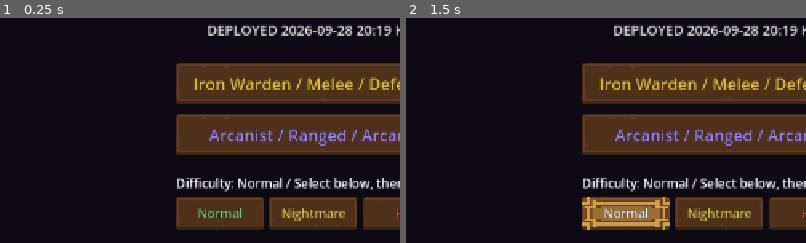
Above: before the commit, frames 1-2 (left to right).
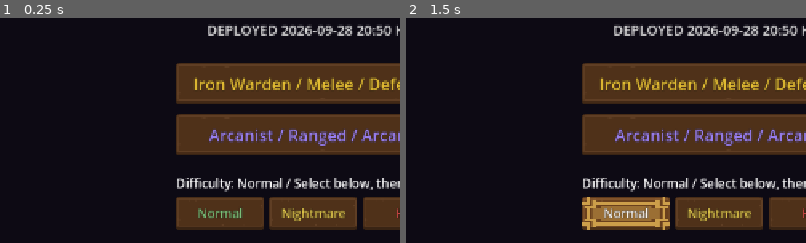
Above: after the commit, the same moments.

Repository: jflakeee/diablo
Game: Godot game, scene res://main.tscn
Same seed, same stepped clock (60 frames per second), same inputs: the game is played once before the commit and once after it.
Inputs:
- Up to frame 1 (0.25 s): no input
- Up to frame 2 (1.5 s): click "Normal" at 0.5 s; click "Normal" at 1.25 s
The pictures show only the part of the screen within x 11-61%, y 32-82%; the shares and areas given below are measured in that part.

The runs differ from the first frame. In frame 1, 0.1% of the frame differs, in the area x 94-98%, y 3-8%; in frame 2, 0.1%.

Commit message:
Expand act maps and clear transition effects

Diff:
--- a/prototype/game_dungeon/combat_fx.gd
+++ b/prototype/game_dungeon/combat_fx.gd
@@ -12,6 +12,21 @@
 
 func set_quality(value: int) -> void:
 	quality = clampi(value, 0, 2)
+
+func clear_all() -> void:
+	for node in _active:
+		if is_instance_valid(node):
+			node.queue_free()
+	_active.clear()
+	_damage_batches.clear()
+	_recent_text_positions.clear()
+
+func active_count() -> int:
+	var count := 0
+	for node in _active:
+		if is_instance_valid(node) and not node.is_queued_for_deletion():
+			count += 1
+	return count
 
 func _active_limit() -> int:
 	return [36, 54, MAX_ACTIVE][quality]
--- a/prototype/game_dungeon/level_gen.gd
+++ b/prototype/game_dungeon/level_gen.gd
@@ -3,15 +3,16 @@
 # 시드 기반 → 매번 다른, 그러나 항상 완전 연결된 아이소 던전. preload로 사용.
 # 반환: {w,h,grid(0=wall,1=floor),entrance:Vector2i,exit:Vector2i,rooms:int,doors:int}
 
-const SLOTS := 3   # 3x3 룸 슬롯 (게임용: 컴팩트)
-const ROOM := 9    # 룸당 9x9 타일 → 맵 27x27
+const SLOTS := 9   # 9x9 room grid: 81 connected rooms
+const ROOM := 9    # 9x9 tiles per room: 81x81 world
+const LOOP_CHANCE := 0.22
 
 const WALL := 0
 const FLOOR := 1
 const PILLAR := 2
 const LOW_WALL := 3
 
-static func generate(seed_val: int) -> Dictionary:
+static func generate(seed_val: int, act: int = 1) -> Dictionary:
 	var rng := RandomNumberGenerator.new()
 	rng.seed = seed_val
 	var w := SLOTS * ROOM
@@ -47,23 +48,47 @@
 		edges.append([cur, pick])
 		stack.append(pick)
 
+	# Add deterministic cross-links so layouts are not a single winding tree.
+	# Scanning right/down considers every neighbour pair once and produces
+	# alternate horizontal and vertical routes between rooms.
+	var edge_keys := {}
+	for edge in edges:
+		edge_keys[_edge_key(edge[0], edge[1])] = true
+	var loops := 0
+	for sy in SLOTS:
+		for sx in SLOTS:
+			var room := Vector2i(sx, sy)
+			for raw_direction in [Vector2i.RIGHT, Vector2i.DOWN]:
+				var direction: Vector2i = raw_direction
+				var neighbour: Vector2i = room + direction
+				if neighbour.x >= SLOTS or neighbour.y >= SLOTS:
+					continue
+				var key := _edge_key(room, neighbour)
+				if not edge_keys.has(key) and rng.randf() < LOOP_CHANCE:
+					edges.append([room, neighbour])
+					edge_keys[key] = true
+					loops += 1
+
 	for sy in SLOTS:
 		for sx in SLOTS:
 			_carve_room(grid, sx, sy)
 	for e in edges:
-		_carve_door(grid, e[0], e[1])
-	var map_type := "dungeon"
-	var variant: int = absi(seed_val) % 3
-	if variant == 2:
+		_carve_door(grid, e[0], e[1], rng)
+	var act_cycle := posmod(act - 1, 3) + 1
+	var map_type := "cinder_catacombs"
+	var theme := "cinder"
+	if act_cycle == 2:
 		map_type = "outdoor"
+		theme = "sunken_wilds"
 		for y in h:
 			for x in w:
 				if grid[y][x] == WALL: grid[y][x] = LOW_WALL
-	elif variant == 0:
+	elif act_cycle == 3:
 		map_type = "pillar_plains"
+		theme = "storm_ossuary"
 		for y in range(1, h - 1):
 			for x in range(1, w - 1): grid[y][x] = FLOOR
-		for i in 20:
+		for i in SLOTS * SLOTS * 2:
 			var px := rng.randi_range(2, w - 3)
 			var py := rng.randi_range(2, h - 3)
 			if Vector2(px, py).distance_to(Vector2(ROOM / 2, ROOM / 2)) > 3.0: grid[py][px] = PILLAR
@@ -79,14 +104,15 @@
 	return {
 		"w": w, "h": h, "grid": grid,
 		"entrance": _slot_center(start), "exit": _slot_center(exit_slot),
-		"rooms": SLOTS * SLOTS, "doors": edges.size(), "map_type": map_type,
+		"rooms": SLOTS * SLOTS, "doors": edges.size(), "loops": loops,
+		"map_type": map_type, "theme": theme, "act": act,
 	}
 
 static func selftest() -> bool:
-	var dungeon := generate(1000)
-	var outdoor := generate(1001)
-	var plains := generate(1002)
-	return String(dungeon.get("map_type", "")) == "dungeon" and String(outdoor.get("map_type", "") …(163 unchanged characters)…
+	var dungeon := generate(1000, 1)
+	var outdoor := generate(1001, 2)
+	var plains := generate(1002, 3)
+	return int(dungeon.get("rooms", 0)) == 81 and int(dungeon.get("doors", 0)) >= 80 and int(dungeon.get("loops", 0)) > 0 and String(dungeon.get("map_type", "")) == "cinder_catacombs" and String(outdoor.get("map_type", "") …(163 unchanged characters)…
 
 static func _count_tile(grid: Array, tile: int) -> int:
 	var count := 0
@@ -98,6 +124,11 @@
 static func _slot_center(s: Vector2i) -> Vector2i:
 	return Vector2i(s.x * ROOM + ROOM / 2, s.y * ROOM + ROOM / 2)
 
+static func _edge_key(a: Vector2i, b: Vector2i) -> String:
+	if a.y < b.y or (a.y == b.y and a.x < b.x):
+		return "%d,%d:%d,%d" % [a.x, a.y, b.x, b.y]
+	return "%d,%d:%d,%d" % [b.x, b.y, a.x, a.y]
+
 static func _carve_room(grid: Array, sx: int, sy: int) -> void:
 	var ox := sx * ROOM
 	var oy := sy * ROOM
@@ -105,12 +136,14 @@
 		for x in range(1, ROOM - 1):
 			grid[oy + y][ox + x] = 1  # 내부 바닥, 테두리는 벽
 
-static func _carve_door(grid: Array, a: Vector2i, b: Vector2i) -> void:
+static func _carve_door(grid: Array, a: Vector2i, b: Vector2i, rng: RandomNumberGenerator) -> void:
 	var ax := a.x * ROOM
 	var ay := a.y * ROOM
 	var bx := b.x * ROOM
 	var by := b.y * ROOM
-	var m := ROOM / 2
+	# Offset each doorway along its shared wall to avoid repeated centre-only
+	# connections while retaining a three-tile-wide mobile-friendly opening.
+	var m := ROOM / 2 + rng.randi_range(-2, 2)
 	if b.x == a.x + 1:
 		for dy in [-1, 0, 1]:
 			grid[ay + m + dy][ax + ROOM - 1] = 1
--- a/prototype/game_dungeon/main.gd
+++ b/prototype/game_dungeon/main.gd
@@ -36,7 +36,7 @@
 const FogOverlay := preload("res://fog_overlay.gd")
 const TemplateTheme := preload("res://ui/template_theme.gd")
 const CombatFX := preload("res://combat_fx.gd")
-const DEPLOYED_AT_KST := "2026-09-28 20:19 KST"
+const DEPLOYED_AT_KST := "2026-09-28 20:50 KST"
 
 var _grid: Array = []
 var _astar: AStarGrid2D
@@ -339,7 +339,7 @@
 		_tiles_node.queue_free()
 	_tiles_node = Node2D.new()
 	_world.add_child(_tiles_node)
-	var lvl := LevelGen.generate(1000 + _dlevel)  # 레벨별 결정론적 시드
+	var lvl := LevelGen.generate(1000 + _dlevel, _act)  # deterministic floor layout plus act biome
 	_gw = int(lvl["w"])
 	_gh = int(lvl["h"])
 	_grid = lvl["grid"]
@@ -347,14 +347,20 @@
 	_ent_cell = lvl["entrance"]
 	_exit_cell = lvl["exit"]
 	# 제작기로 타일 변종 몇 개 미리 생성(성능: 재사용)
+	var palettes := {
+		1: [Color(0.26, 0.42, 0.28), Color(0.24, 0.40, 0.26), Color(0.28, 0.44, 0.30), Color(0.30, 0.28, 0.26), Color(0.26, 0.24, 0.23)],
+		2: [Color(0.42, 0.36, 0.22), Color(0.48, 0.40, 0.24), Color(0.36, 0.32, 0.20), Color(0.35, 0.25, 0.16), Color(0.28, 0.20, 0.14)],
+		3: [Color(0.24, 0.29, 0.39), Color(0.20, 0.25, 0.35), Color(0.29, 0.33, 0.43), Color(0.25, 0.24, 0.32), Color(0.18, 0.18, 0.26)],
+	}
+	var palette: Array = palettes[posmod(_act - 1, 3) + 1]
 	var floor_texs := [
-		PixelGen.iso_tile(TILE_W, TILE_H, Color(0.26, 0.42, 0.28), 1, true),
-		PixelGen.iso_tile(TILE_W, TILE_H, Color(0.24, 0.40, 0.26), 5, true),
-		PixelGen.iso_tile(TILE_W, TILE_H, Color(0.28, 0.44, 0.30), 9, false),
+		PixelGen.iso_tile(TILE_W, TILE_H, palette[0], 1 + _act * 11, true),
+		PixelGen.iso_tile(TILE_W, TILE_H, palette[1], 5 + _act * 11, true),
+		PixelGen.iso_tile(TILE_W, TILE_H, palette[2], 9 + _act * 11, false),
 	]
 	var wall_texs := [
-		PixelGen.iso_tile(TILE_W, TILE_H, Color(0.30, 0.28, 0.26), 2, true),
-		PixelGen.iso_tile(TILE_W, TILE_H, Color(0.26, 0.24, 0.23), 6, true),
+		PixelGen.iso_tile(TILE_W, TILE_H, palette[3], 2 + _act * 11, true),
+		PixelGen.iso_tile(TILE_W, TILE_H, palette[4], 6 + _act * 11, true),
 	]
 	for y in _gh:
 		for x in _gw:
@@ -555,7 +561,7 @@
 		if is_instance_valid(g):
 			g.queue_free()
 	_ground.clear()
-	_projectiles.clear()
+	_clear_map_effects()
 	_generate_dungeon()
 	_build_minimap_tex()
 	_player.gx = _ent_cell.x
@@ -1333,15 +1339,25 @@
 	var start_floor := _dlevel
 	var start_position := Vector2(_player.gx, _player.gy)
 	var start_monsters := _monsters.size()
+	_fx.cast_burst(_player.position, Color.WHITE)
+	var effect_was_spawned := _fx.active_count() > 0
+	var projectile_nodes: Array[Node] = []
+	if not _monsters.is_empty():
+		_spawn_projectile(_player.position, _monsters[0], 1)
+		projectile_nodes.append(_projectiles.back().get("node", null))
+		projectile_nodes.append(_projectiles.back().get("trail", null))
 	_toggle_town_portal()
 	var town_ok: bool = _in_town and not _town_portal.is_empty() and _monsters.is_empty()
+	var effects_ok: bool = effect_was_spawned and _fx.active_count() == 0 and _projectiles.is_empty()
+	for node in projectile_nodes:
+		effects_ok = effects_ok and (not is_instance_valid(node) or node.is_queued_for_deletion())
 	_toggle_town_portal()
 	var return_ok: bool = not _in_town and _dlevel == start_floor and Vector2(_player.gx, _player.gy).distance_to(start_position) < 0.1 and _monsters.size() == start_monsters
 	_travel_to_floor(start_floor + 1, Vector2.INF)
 	_previous_floor()
 	var previous_ok: bool = _dlevel == start_floor and _floor_states.has(str(start_floor + 1))
-	var ok: bool = town_ok and return_ok and previous_ok
-	print("[TRAVEL] town=%s return=%s previous=%s cached=%d verdict=%s" % [str(town_ok), str(return_ok), str(previous_ok), _floor_states.size(), "PASS" if ok else "FAIL"])
+	var ok: bool = town_ok and effects_ok and return_ok and previous_ok
+	print("[TRAVEL] town=%s effects_cleared=%s return=%s previous=%s cached=%d verdict=%s" % [str(town_ok), str(effects_ok), str(return_ok), str(previous_ok), _floor_states.size(), "PASS" if ok else "FAIL"])
 	await get_tree().create_timer(0.5).timeout
 	get_tree().quit()
 
@@ -3343,11 +3359,7 @@
 		if is_instance_valid(ground_item):
 			ground_item.queue_free()
 	_ground.clear()
-	for projectile in _projectiles:
-		var projectile_node: Node = projectile.get("node", null)
-		if is_instance_valid(projectile_node):
-			projectile_node.queue_free()
-	_projectiles.clear()
+	_clear_map_effects()
 	_generate_dungeon()
 	_build_minimap_tex()
 	_player.gx = _ent_cell.x
@@ -3378,13 +3390,23 @@
 	for n in _ground:
 		if is_instance_valid(n): n.queue_free()
 	_ground.clear()
+	_clear_map_effects()
+	for m in _monsters:
+		if is_instance_valid(m): m.queue_free()
+	_monsters.clear()
+
+func _clear_map_effects() -> void:
 	for p in _projectiles:
 		var node: Node = p.get("node", null)
 		if is_instance_valid(node): node.queue_free()
+		var trail: Node = p.get("trail", null)
+		if is_instance_valid(trail): trail.queue_free()
 	_projectiles.clear()
-	for m in _monsters:
-		if is_instance_valid(m): m.queue_free()
-	_monsters.clear()
+	if is_instance_valid(_attack_line):
+		_attack_line.clear_points()
+	_attack_ttl = 0.0
+	if is_instance_valid(_fx):
+		_fx.clear_all()
 
 func _travel_to_floor(target_level: int, return_position: Vector2) -> void:
 	if not _in_town: _capture_floor_state()
--- a/prototype/game_dungeon/system_tests.gd
+++ b/prototype/game_dungeon/system_tests.gd
@@ -128,13 +128,14 @@
 	_check(Craft.upgrade_rune("Ahn") == "Ahnor", "sigil upgrade", failures)
 	_check(Craft.upgrade_gem_quality("flawless") == "perfect", "gem upgrade", failures)
 
-	var level_a := LevelGen.generate(424242)
-	var level_b := LevelGen.generate(424242)
-	_check(int(level_a["w"]) == 27 and int(level_a["h"]) == 27, "level dimensions", failures)
-	_check(int(level_a["rooms"]) == 9 and int(level_a["doors"]) == 8, "level topology", failures)
+	var level_a := LevelGen.generate(424242, 1)
+	var level_b := LevelGen.generate(424242, 1)
+	_check(int(level_a["w"]) == 81 and int(level_a["h"]) == 81, "level dimensions", failures)
+	_check(int(level_a["rooms"]) == 81 and int(level_a["doors"]) >= 80 and int(level_a["loops"]) > 0, "level topology", failures)
 	_check(level_a["entrance"] != level_a["exit"], "distinct level endpoints", failures)
 	_check(level_a["entrance"] == level_b["entrance"] and level_a["exit"] == level_b["exit"] and level_a["grid"] == level_b["grid"], "level determinism", failures)
 	_check(_connected(level_a), "level connectivity", failures)
+	_check(String(LevelGen.generate(424242, 1)["theme"]) != String(LevelGen.generate(424242, 2)["theme"]) and String(LevelGen.generate(424242, 2)["theme"]) != String(LevelGen.generate(424242, 3)["theme"]), "act biome diversity", failures)
 
 	var unique_item := Item.generate(rng, Item.WEAPON_BASES[1], 20, "unique")
 	_check(Item.display_name(unique_item) == "Rift Cleaver (Hand Axe)", "unique identity", failures)
